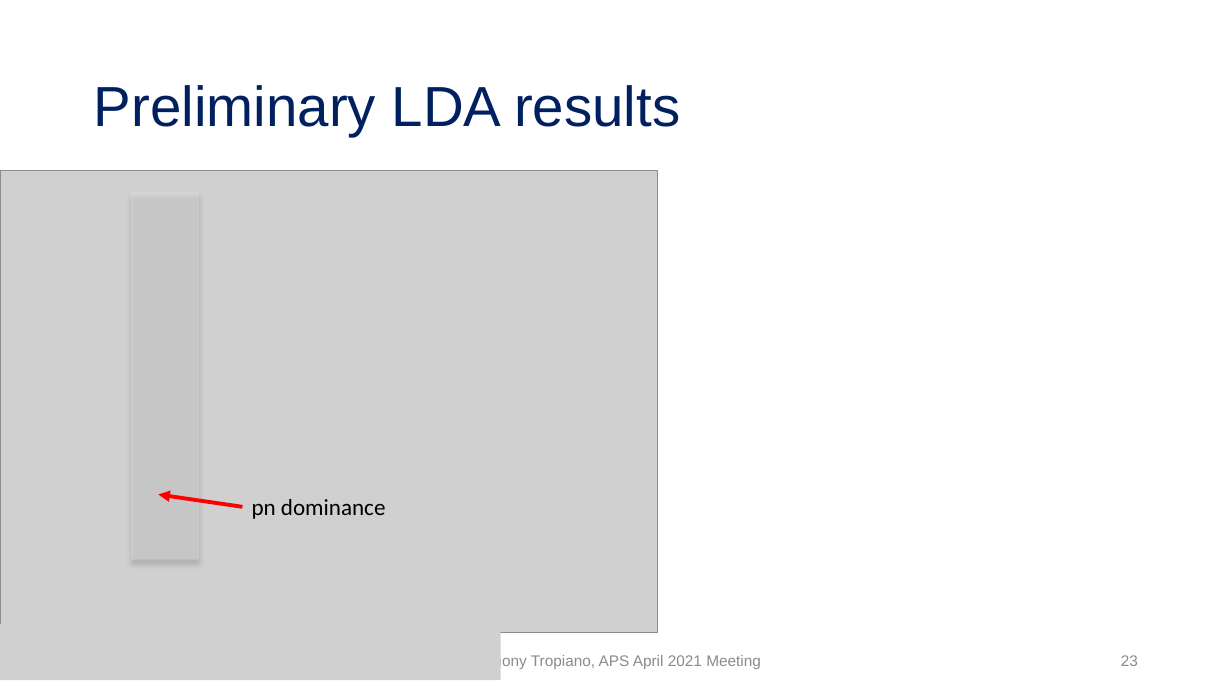
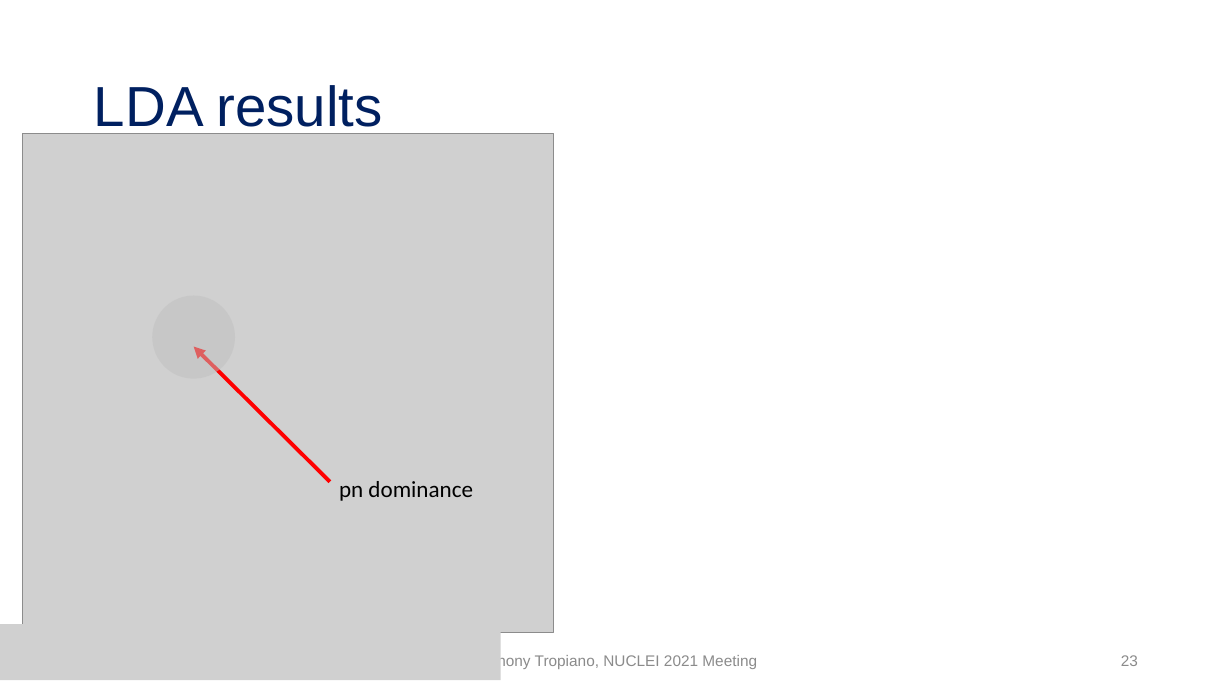
Before and after one commit to tropiano4/tropiano-srg, a slide deck: slide 23 of Presentations/NUCLEI_June2021/tropiano_nuclei_june2021.pptx. Drawn at 1232x693 pixels with LibreOffice and Linux fonts; fonts in the diff are those of the drawing; grey boxes stand for pictures. Boxes give left, top, right and bottom in pixels: in the first picture for what was removed or moved away, otherwise in the second. Text is boxed around its words. In the diff, an @@ line names an element or a change of style, - is before the commit and + after.

```diff
--- a/Presentations/NUCLEI_June2021/tropiano_nuclei_june2021.pptx
+++ b/Presentations/NUCLEI_June2021/tropiano_nuclei_june2021.pptx
@@ title at <box>94,85,382,136</box>: text changed @@
-Preliminary LDA results
+LDA results
@@ picture: place and size @@
-picture at <box>0,171,658,633</box>
+picture at <box>22,133,554,632</box>
@@ rectangle removed at <box>131,192,200,560</box> @@
@@ ellipse added at <box>152,296,236,379</box>, fill #BFBFBF at 50% opacity @@
@@ arrow moved from (242, 507) - (158, 494) to (330, 482) - (194, 347) @@
@@ text "pn dominance": place and size @@
-text "pn dominance" at <box>252,499,386,519</box>
+text "pn dominance" at <box>339,481,473,501</box>
@@ text at <box>474,654,757,670</box>: text changed @@
-Anthony Tropiano, APS April 2021 Meeting
+Anthony Tropiano, NUCLEI 2021 Meeting
```
Also in this commit, not shown: 23 other slides changed.
